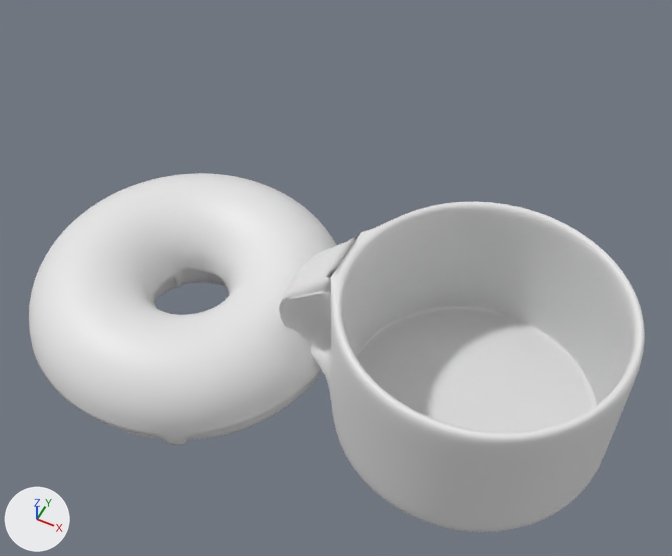
The Blender file runs/2026-08-21_tutorial-rebuild-donut/donut_tutorial.blend: old version first, new version second.
Rendered twice from a 50 mm camera at (0.407, -0.488, 0.725) aimed at (0.117, 0.094, -0.002). Arrows for +X, +Y and +Z are at lower left; the lights stay in place. The older version comes first.

The scene before the commit, as lines of its bpy script (objects in view):
```python
me_donut = bpy.data.meshes.new('Donut')
me_donut.from_pydata(...)  # a torus around z (ring radius 0.1, tube radius 0.057) spanning x -0.157..0.157, y -0.157..0.157, z -0.056..0.056
me_donut.polygons.foreach_set('use_smooth', [True] * 864)
me_icing = bpy.data.meshes.new('Icing')
me_icing.from_pydata(...)  # 494 vertices, 439 faces; spans x -0.157..0.157, y -0.157..0.157, z -0.029..0.056
me_icing.polygons.foreach_set('use_smooth', [True] * 439)
me_mug = bpy.data.meshes.new('Mug')
me_mug.from_pydata(...)  # 152 vertices, 142 faces; spans x -0.187..0.127, y -0.13..0.13, z -0.075..0.075
me_mug.polygons.foreach_set('use_smooth', [True] * 142)
ob_donut = bpy.data.objects.new('Donut', me_donut)
ob_donut.location = (0.0, 0.0, 0.0)
ob_icing = bpy.data.objects.new('Icing', me_icing)
ob_icing.location = (0.0, 0.0, 0.0)
_m = ob_icing.modifiers.new('Shrinkwrap', 'SHRINKWRAP')
_m.target = ob_donut
_m = ob_icing.modifiers.new('Solidify', 'SOLIDIFY')
_m.thickness = 0.006
_m.offset = 1.0
_m = ob_icing.modifiers.new('Subdivision', 'SUBSURF')
_m.levels = 2
ob_mug = bpy.data.objects.new('Mug', me_mug)
ob_mug.location = (0.3, 0.0, 0.075)
_m = ob_mug.modifiers.new('Subdivision', 'SUBSURF')
_m.levels = 2
```
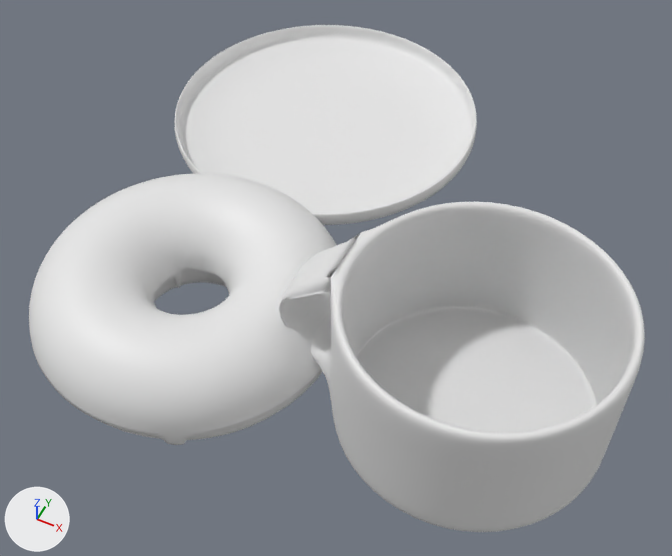
What changed in the scene script:
```text
Add me_plate:
    me_plate.from_pydata(...)  # 128 vertices, 97 faces; spans x -0.18..0.18, y -0.18..0.18, z 0.0..0.034
    me_plate.polygons.foreach_set('use_smooth', [True] * 97)
Add ob_plate:
    ob_plate = bpy.data.objects.new('Plate', me_plate)
    ob_plate.location = (0.0, 0.3, 0.0)
    _m = ob_plate.modifiers.new('Solidify', 'SOLIDIFY')
    _m.thickness = 0.004
    _m = ob_plate.modifiers.new('Subdivision', 'SUBSURF')
    _m.levels = 2
```

Location of each change, (x1, y1, x2, y2) in pixels of the pictures (672 x 556 px):
'Plate', added: after (175, 25, 477, 225)
